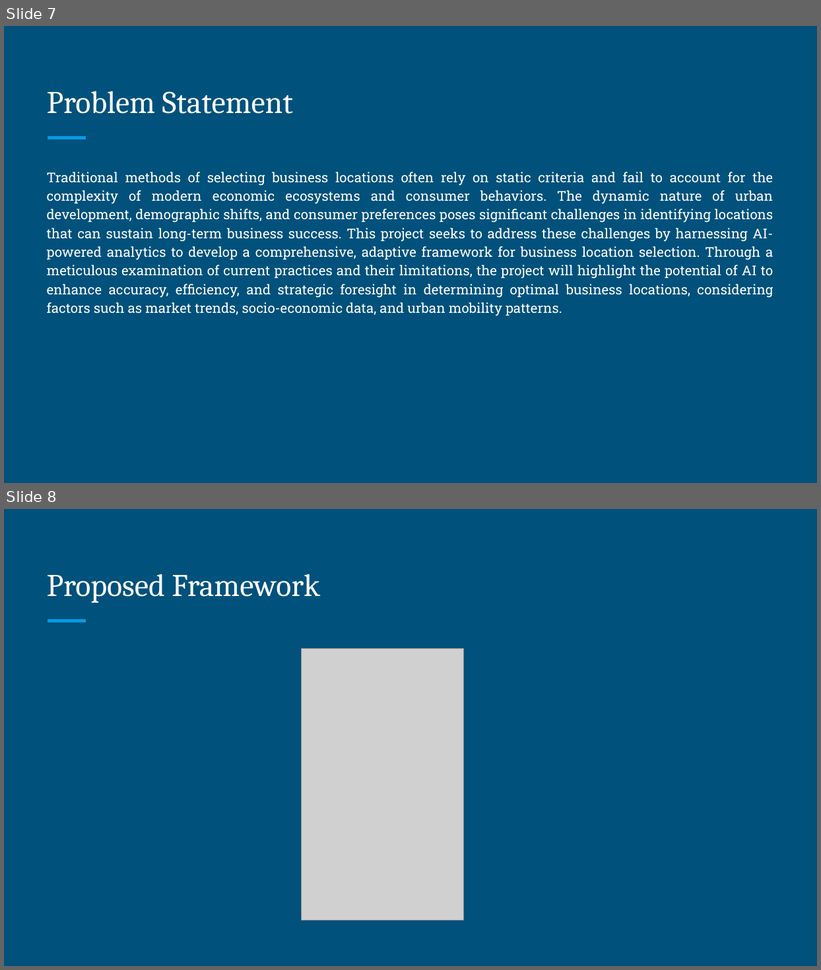
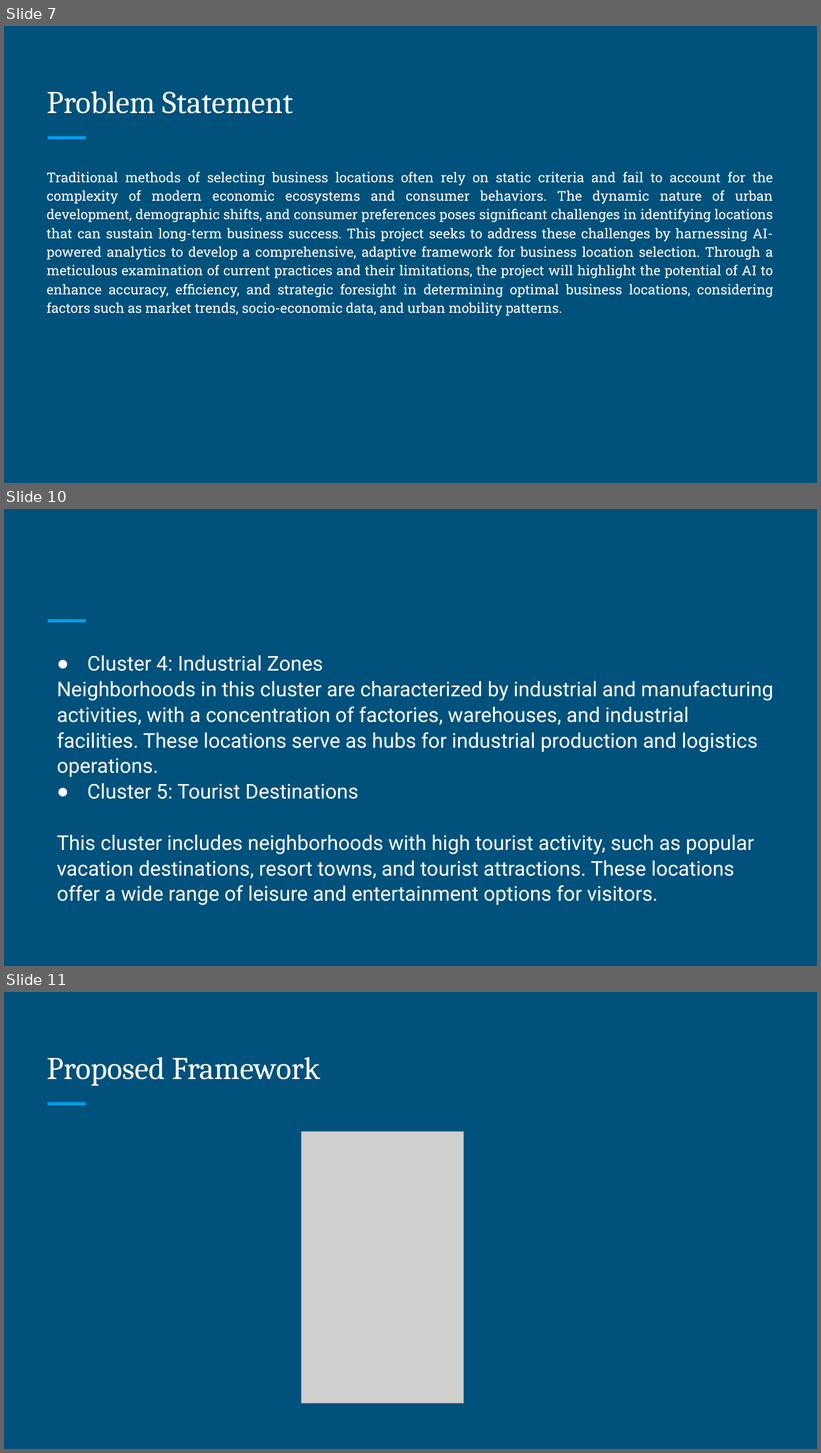
Before and after one commit to DineshKyanam/Revolutionary-AI-powered-Analytics-for-Uncovering-Optimal-Business-Locations, a slide deck: Revolutionary AI-powered Analytics for Uncovering Optimal Business Locations.pptx. Shown one above the other, each under a label of ours: slides 7 and 8 before the commit, slides 7, 10 and 11 after it; the slides between them are not shown. The pictures are 821x970 and 821x1453 pixels, drawn with LibreOffice and Linux fonts; fonts in the diff are those of the drawing; grey boxes stand for pictures. Boxes give left, top, right and bottom in pixels: in the first picture for what was removed or moved away, otherwise in the second. Text is boxed around its words. In the diff, an @@ line names an element or a change of style, - is before the commit and + after.

```diff
--- a/Revolutionary AI-powered Analytics for Uncovering Optimal Business Locations.pptx
+++ b/Revolutionary AI-powered Analytics for Uncovering Optimal Business Locations.pptx
@@ slide 10 added at (x1=4, y1=509, x2=817, y2=966), background #00517C; not listed: 1 template element that a slide beside it also shows @@
@@ text added at (x1=57, y1=656, x2=773, y2=906), 18 pt, text #FFFFFF @@
+● Cluster 4: Industrial Zones
+Neighborhoods in this cluster are characterized by industrial and manufacturing activities, with a concentration of factories, warehouses, and industrial facilities. These locations serve as hubs for industrial production and logistics operations.
+● Cluster 5: Tourist Destinations
+This cluster includes neighborhoods with high tourist activity, such as popular vacation destinations, resort towns, and tourist attractions. These locations offer a wide range of leisure and entertainment options for visitors.
@@ what was slide 8 is now slide 11 @@
```
Also in this commit, not shown: 2 other slides added.
